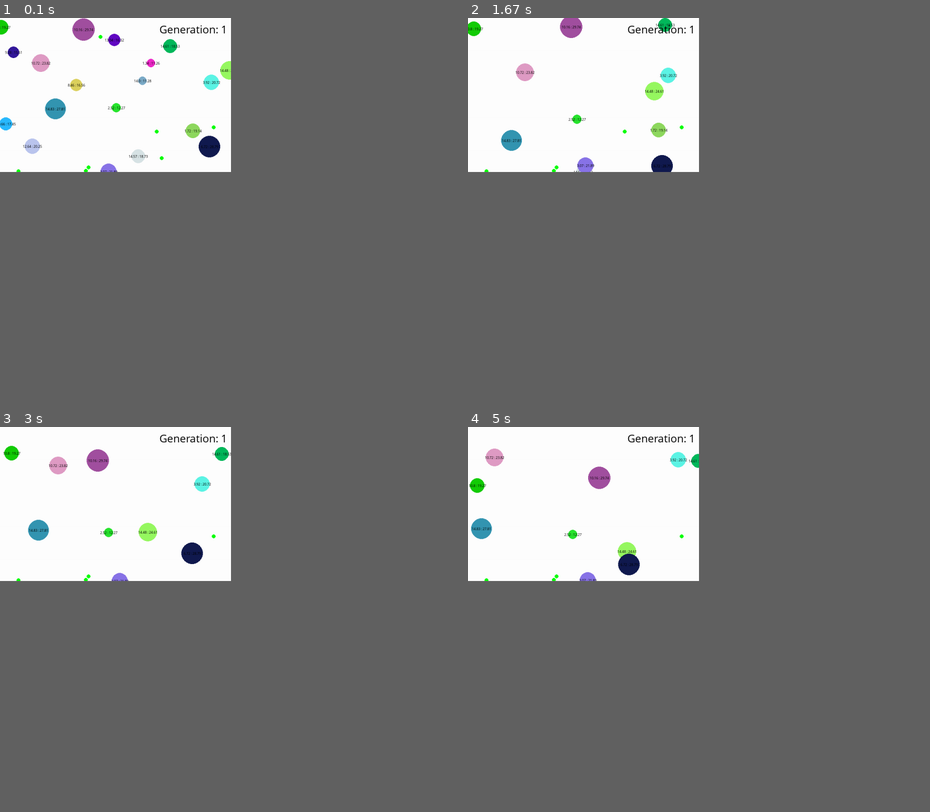
Above: before the commit, frames 1-4 (two rows, left to right).
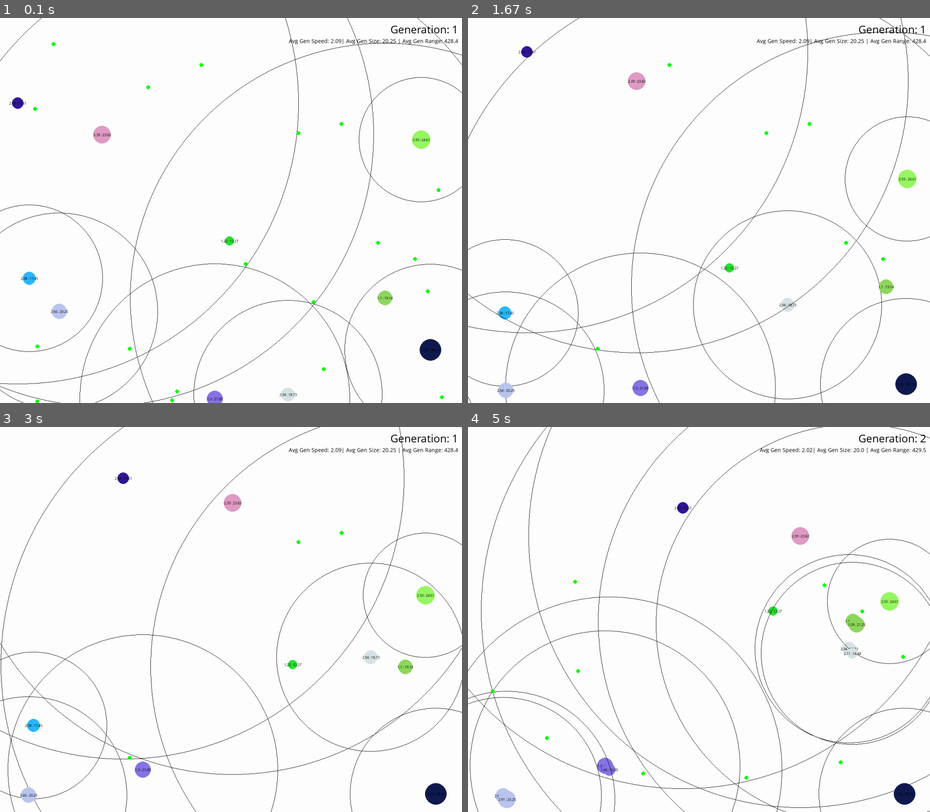
Above: after the commit, the same moments.

Repository: neil-phan/evolve
Game: pygame game, started from src/graphics.py
The game is run twice, just before and just after one commit, with the same random seed, the same clock (stepped at 60 frames per second) and the same inputs.
Inputs:
- Up to frame 1 (0.1 s): no input
- Up to frame 2 (1.67 s): no input
- Up to frame 3 (3 s): no input
- Up to frame 4 (5 s): no input
The window is 450x300 before the commit and 900x750 after it. Grey fills any space a smaller window leaves; there, only what the larger window draws over its background counts as a difference.

The runs differ from the first frame. In frame 1, 5.3% of the frame differs, in the area x 0-100%, y 0-100%; in frame 2, 4.8%; in frame 3, 4.8%; in frame 4, 5.5%.

Commit message:
added range and 15s timer

Diff:
--- a/src/graphics.py
+++ b/src/graphics.py
@@ -5,16 +5,16 @@
 #initialize pygame
 pygame.init()
 pygame.font.init()
-WIDTH, HEIGHT = 600, 400
+WIDTH, HEIGHT = 1200, 1000
 WINDOW = pygame.display.set_mode((WIDTH, HEIGHT))
 pygame.display.set_caption("Evolve")
 
-FPS = 100
+FPS = 60
 BG_COLOR = "white"
-INITIAL_ORGANISM_COUNT = 20
-INITIAL_FOOD_COUNT = 10
+INITIAL_ORGANISM_COUNT = 10
+INITIAL_FOOD_COUNT = 20
 FONT = pygame.font.SysFont('Comic Sans MS', 30)
-
+SUB_FONT = pygame.font.SysFont('Comic Sans MS', 15)
 
 def make_foods(N):
     foods = []
@@ -43,17 +43,32 @@
             orgs.remove(org)
         else:
             if org.num_eaten >= 2:
-                child = org.reproduce()
-                orgs.append(child)
+                for i in range(org.num_eaten-1):
+                    child = org.reproduce()
+                    orgs.append(child)
             org.num_eaten = 0
-    print(len(orgs))
+
+def make_graph(orgs):
+    count = 0
+    average_speed = 0
+    average_size = 0
+    average_range = 0
+    for org in orgs:
+        average_speed += org.speed
+        average_size += org.rad
+        average_range += org.range
+        count+=1
+
+    return round(average_speed / count, 2), round(average_size / count, 2), round(average_range / count, 2)
+
 
 def draw(orgs, foods, generation_num):
     WINDOW.fill(BG_COLOR)
 
     for org in orgs:
         org.draw(WINDOW)
-        org.move(WIDTH, HEIGHT)
+        # org.move(WIDTH, HEIGHT)
+        org.target_move(foods, WIDTH, HEIGHT)
         # org.mouse_move()
 
     for food in foods:
@@ -65,16 +80,16 @@
             if org.is_eating(food):
                 foods.remove(food)
 
-        for org2 in orgs:
-            if org.is_eating(org2):
-                orgs.remove(org2)
+        # FOR CANABALISM
+        # for org2 in orgs:
+        #     if org.is_eating(org2):
+        #         orgs.remove(org2)
 
-                #Eating outcomes here
-                # org.rad+=2
-                # org.speed+=2
-
+    speed, size, rng = make_graph(orgs)
     text = FONT.render(f"Generation: {generation_num}", 1, 'black')
+    graph_text = SUB_FONT.render(f"Avg Gen Speed: {speed}| Avg Gen Size: {size} | Avg Gen Range: {rng}", 1, 'black')
     WINDOW.blit(text, (WIDTH-10-text.get_width(), 10))
+    WINDOW.blit(graph_text, (WIDTH-10-graph_text.get_width(), 50))
     pygame.display.update()
 
 #create game loop
@@ -82,6 +97,8 @@
     clock = pygame.time.Clock()
     running = True
 
+    counter = 15
+    pygame.time.set_timer(pygame.USEREVENT, 1000)
     orgs = make_organisms(INITIAL_ORGANISM_COUNT)
     foods = make_foods(INITIAL_FOOD_COUNT)
 
@@ -90,6 +107,16 @@
     while running:
         clock.tick(FPS) #   Caps game frames at 60fps
         for event in pygame.event.get():
+            if event.type == pygame.USEREVENT:
+                counter -= 1
+
+                #reset after 15 seconds per generation
+                if counter == 0:
+                    generation_num+=1
+                    generation_done(orgs)
+                    foods = make_foods(10)
+                    counter = 15
+
             if event.type == pygame.QUIT:
                 running = False
 
@@ -98,6 +125,7 @@
             generation_num+=1
             generation_done(orgs)
             foods = make_foods(10)
+            counter = 15
 
 if __name__ == '__main__':
     main()
--- a/src/simple/organism.py
+++ b/src/simple/organism.py
@@ -8,7 +8,7 @@
 class Organism:
     FULL_AMOUNT = 2
     FONT = pygame.font.SysFont('Comic Sans MS', 10)
-    MUTATION_RATE = 0.10
+    MUTATION_RATE = 0.30
 
     # FONT = pygame.font.SysFont('Comic Sans MS', 20)
     """
@@ -27,7 +27,7 @@
     peripheral (int): the angle of view the organism can see
     fitness (int): how much food the organism has consumed
     """
-    def __init__(self, color, env_map, coords=None, speed=None, rad=None):
+    def __init__(self, color, env_map, coords=None, range=None, speed=None, rad=None):
         """
         Initializes an organism object in a random.uniform (x, y) location on env_map.
 
@@ -38,8 +38,9 @@
         name (str): the name of the organism, default is None
         """
         # Environmental starting traits
+        self.range = range if range != None else random.randrange(100, 800)
         self.color = color
-        self.speed = speed if speed != None else random.uniform(1,15)
+        self.speed = speed if speed != None else random.uniform(1,3)
         self.rad = rad if rad != None else random.uniform(10,30)
         self.num_eaten = 0
         self.r = random.uniform(0, 360)                                       # View
@@ -66,6 +67,7 @@
 
     def draw(self, win):
         pygame.draw.circle(win, self.color, (self.x, self.y), self.rad)
+        pygame.draw.circle(win, 'black', (self.x, self.y), self.range, 1)
         win.blit(self.text, (self.x-self.text.get_width()//2, self.y-self.text.get_height()//2))
 
     def is_full(self):
@@ -83,6 +85,30 @@
         elif self.y > ymax: self.y = ymax
 
         self.center = (self.x, self.y)
+
+    def length(self, x, y):
+        return (x**2 + y**2) ** 0.5
+
+    def norm(self, x, y):
+        _len = self.length(x, y)
+        return x/_len, y/_len
+
+    def target_move(self, foods, xmax, ymax):
+        pos = pygame.math.Vector2(self.x, self.y)
+        closest_food = min([food for food in foods], key=lambda food: pos.distance_to(pygame.math.Vector2(food.x, food.y)))
+
+        fx, fy = closest_food.x, closest_food.y
+
+        # fx, fy = foods[0].x, foods[0].y
+        dx, dy = fx - self.x, fy - self.y
+        _len = self.length(dx, dy)
+        direction = self.norm(dx, dy)
+        if _len <= self.range:
+            self.x += direction[0] * self.speed
+            self.y += direction[1] * self.speed
+        else:
+            self.move(xmax, ymax)
+
 
     def mouse_move(self):
         pos = pygame.mouse.get_pos()
@@ -104,6 +130,7 @@
         child = Organism(self.color,
                         {'x_max':1, 'y_max':1},
                         (self.x+10, self.y+10),
+                         self.range * random.uniform(1-self.MUTATION_RATE, 1+self.MUTATION_RATE),
                          self.speed * random.uniform(1-self.MUTATION_RATE, 1+self.MUTATION_RATE),
                          self.rad * random.uniform(1-self.MUTATION_RATE, 1+self.MUTATION_RATE)
                         )
